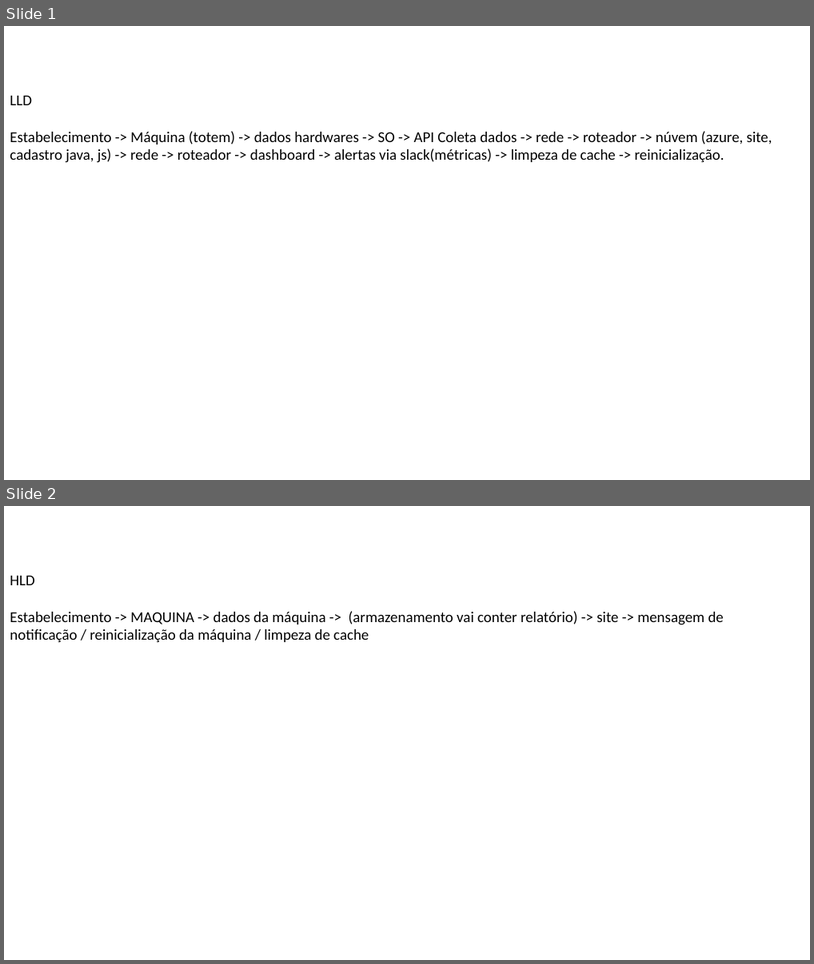
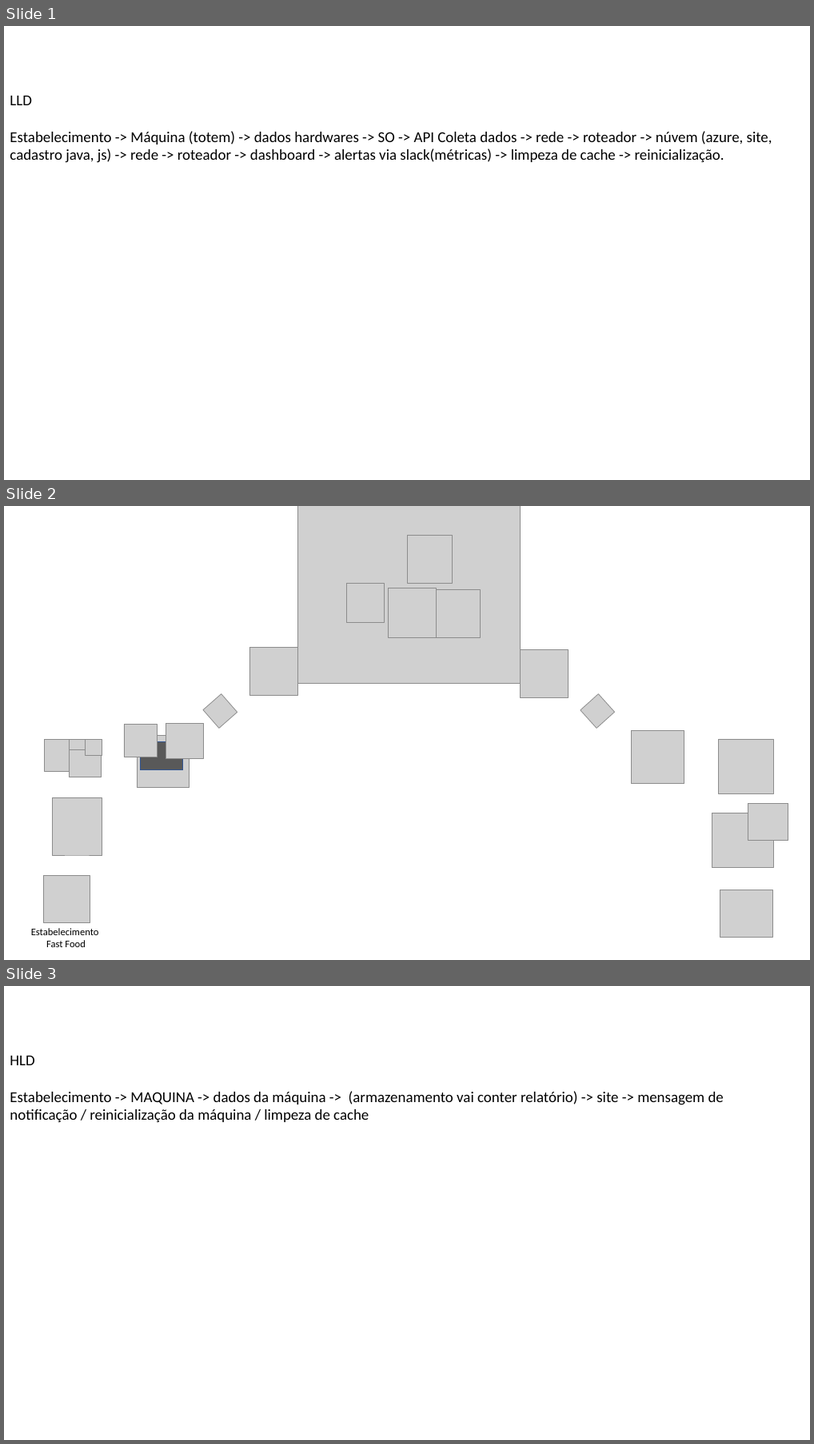
Before and after one commit to GuilhermeAlmeida0602/Grupo_04-2ADSA, a slide deck: Análise de Sistemas/HLD&&LLD.pptx. Shown one above the other, each under a label of ours: slides 1 and 2 before the commit, slides 1, 2 and 3 after it. The pictures are 814x964 and 814x1444 pixels, drawn with LibreOffice and Linux fonts; fonts in the diff are those of the drawing; grey boxes stand for pictures. Boxes give left, top, right and bottom in pixels: in the first picture for what was removed or moved away, otherwise in the second. Text is boxed around its words. In the diff, an @@ line names an element or a change of style, - is before the commit and + after.

```diff
--- a/Análise de Sistemas/HLD&&LLD.pptx
+++ b/Análise de Sistemas/HLD&&LLD.pptx
@@ slide 2 added at <box>4,506,810,960</box>, background #FFFFFF @@
@@ group added at <box>298,506,521,684</box>: 5 pictures @@
@@ picture added at <box>250,647,298,696</box> @@
@@ picture added at <box>521,650,569,698</box> @@
@@ picture added at <box>203,694,237,728</box> @@
@@ picture added at <box>581,694,615,728</box> @@
@@ group added at <box>45,739,102,777</box>: 4 pictures @@
@@ picture added at <box>124,724,157,757</box> @@
@@ picture added at <box>138,736,190,788</box> @@
@@ rectangle added at <box>141,742,183,769</box>, fill #595959, outline #325491 1 pt @@
@@ picture added at <box>166,723,204,758</box> @@
@@ picture added at <box>631,731,685,784</box> @@
@@ picture added at <box>52,797,102,855</box> @@
@@ picture added at <box>43,876,90,923</box> @@
@@ group added at <box>712,739,789,936</box>: 4 pictures @@
@@ text added at <box>31,928,99,947</box>, 12 pt, text #000000 @@
+Estabelecimento
+Fast Food
@@ what was slide 2 is now slide 3 @@
```
Also in this commit, not shown: 1 other slide added.
